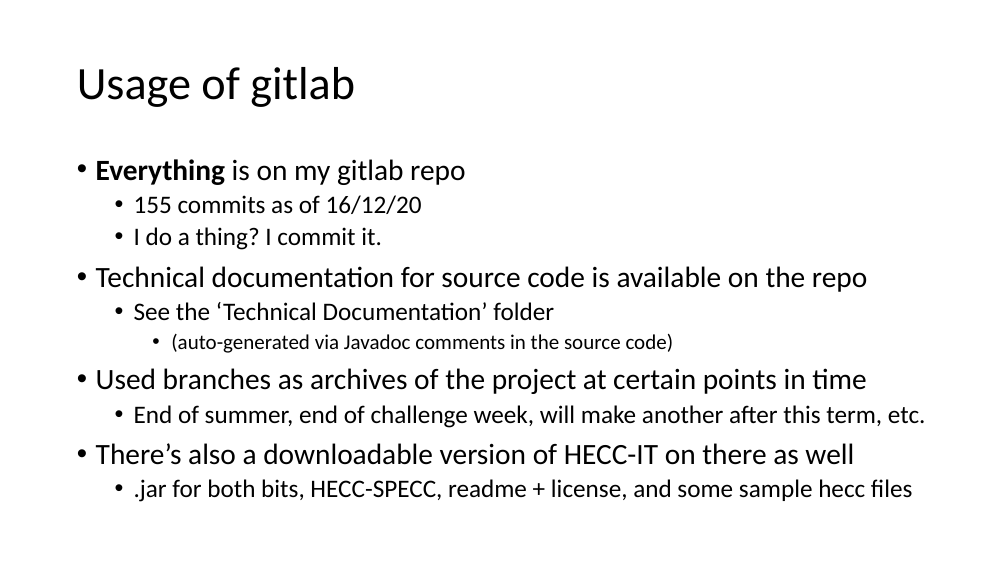
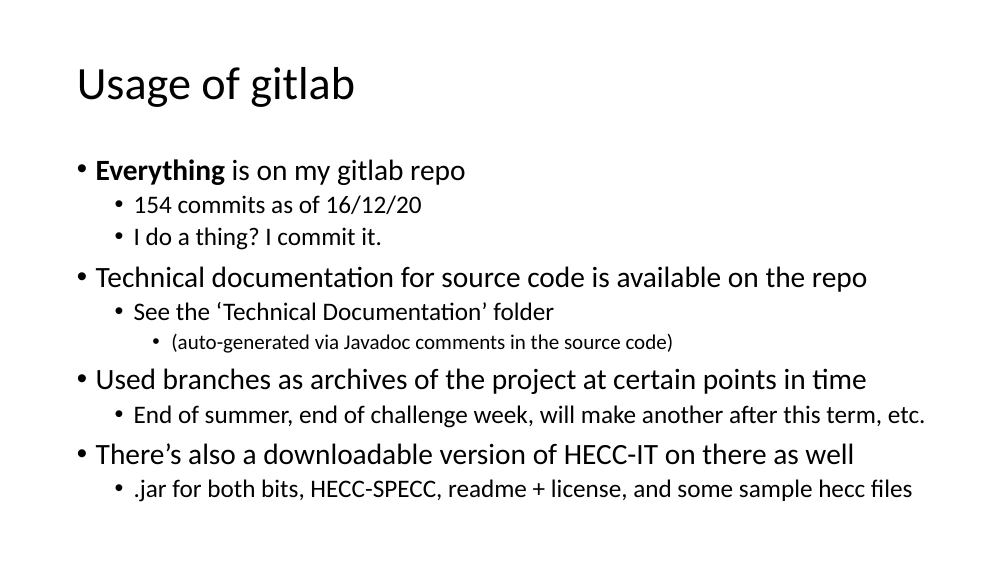
Before and after one commit to 11BelowStudio/HECC-IT, a slide deck: slide 16 of Reports n such/Week 11 Presentation.pptx. Drawn at 1008x567 pixels with LibreOffice and Linux fonts; fonts in the diff are those of the drawing. Boxes give left, top, right and bottom in pixels: in the first picture for what was removed or moved away, otherwise in the second. Text is boxed around its words. In the diff, an @@ line names an element or a change of style, - is before the commit and + after.

Commit message:
here's some stuff that was generated during the presentation

```diff
--- a/Reports n such/Week 11 Presentation.pptx
+++ b/Reports n such/Week 11 Presentation.pptx
@@ text at [134, 195, 422, 214]: text changed @@
-  • 155 commits as of 16/12/20
+  • 154 commits as of 16/12/20
```
Also in this commit, not shown: 6 other files.
